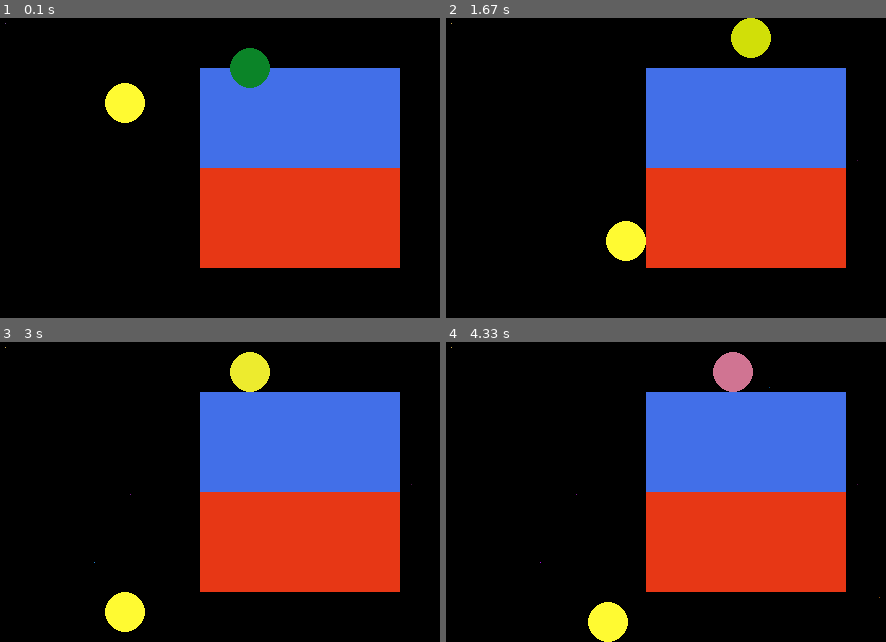
Above: before the commit, frames 1-4 (two rows, left to right).
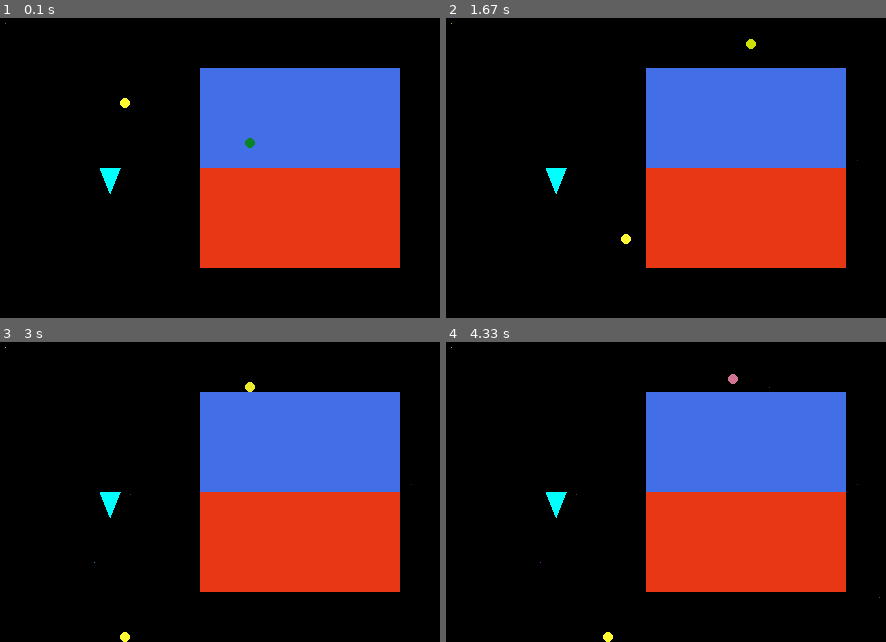
Above: after the commit, the same moments.

Repository: moeg100/randomCode
Game: pygame game, started from pyGameBasic.py
Two runs of this game, one before a commit and one after it. Both use one fixed random seed, a clock stepped at 60 frames per second and the inputs below.
Inputs (mouse positions are in pixels of both pictures, inside the frame that each line leads up to):
- Up to frame 1 (0.1 s): no input
- Up to frame 2 (1.67 s): hold D 0.33-0.8 s; move the mouse to (674, 180) at 0.37 s; hold W 0.83-1.13 s; move the mouse to (855, 159) at 0.87 s; tap Space at 0.9, 1.23, 1.53 s; hold D 1.17-1.63 s; move the mouse to (696, 186) at 1.2 s
- Up to frame 3 (3 s): hold A 1.67-2.2 s; move the mouse to (132, 495) at 1.7 s; tap Space at 1.73, 2.03, 2.3, 2.63, 2.93 s; hold S 2.23-2.53 s; move the mouse to (299, 558) at 2.27 s; hold A 2.57-2.97 s; move the mouse to (92, 561) at 2.6 s
- Up to frame 4 (4.33 s): hold W 3-3.37 s; move the mouse to (767, 387) at 3.03 s; tap Space at 3.07, 3.47, 3.77, 4.13 s; hold D 3.4-4.03 s; move the mouse to (877, 597) at 3.43 s; hold S from 4.07 s (still down); move the mouse to (754, 519) at 4.1 s

The runs differ from the first frame. In frame 1, 2.1% of the frame differs, in the area x 22-62%, y 10-59%; in frame 2, 2.0%; in frame 3, 2.1%; in frame 4, 2.0%.

Commit message:
Adjust ball radius and add small triangle drawing

Diff:
--- a/pyGameBasic.py
+++ b/pyGameBasic.py
@@ -21,9 +21,11 @@
 RECT_COLOR = (231, 55, 21)
 TARGET_COLOR = (66, 111, 232)
 
-BALL_RADIUS = 20
+BALL_RADIUS = 5
 GRAVITY = 0.5
 BOUNCE = -0.8
+
+SMALL_TRIANGLE = [(100,150),(120,150),(110,175)]
 
 
 # The main display
@@ -222,6 +224,11 @@
         penetration_2 = BALL_RADIUS - distance2
         ball_two += normal2 * penetration_2
 
+
+    a = pygame.draw.polygon(screen, (0, 255, 255), SMALL_TRIANGLE)
+
+
+
     pygame.display.flip()
 
     dt = clock.tick(FPS) / 5000
